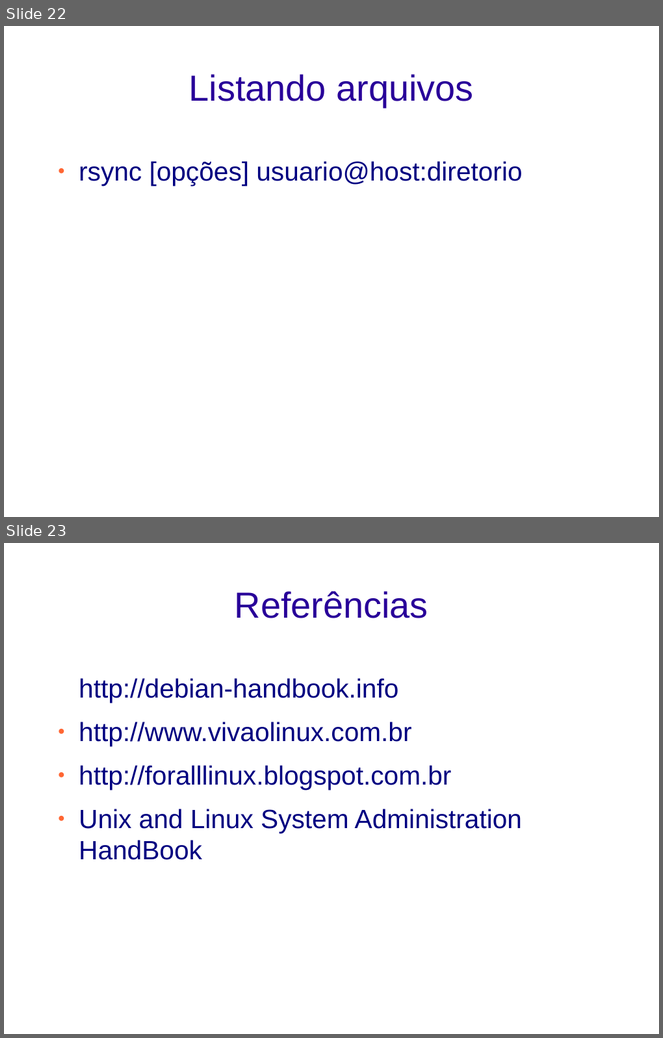
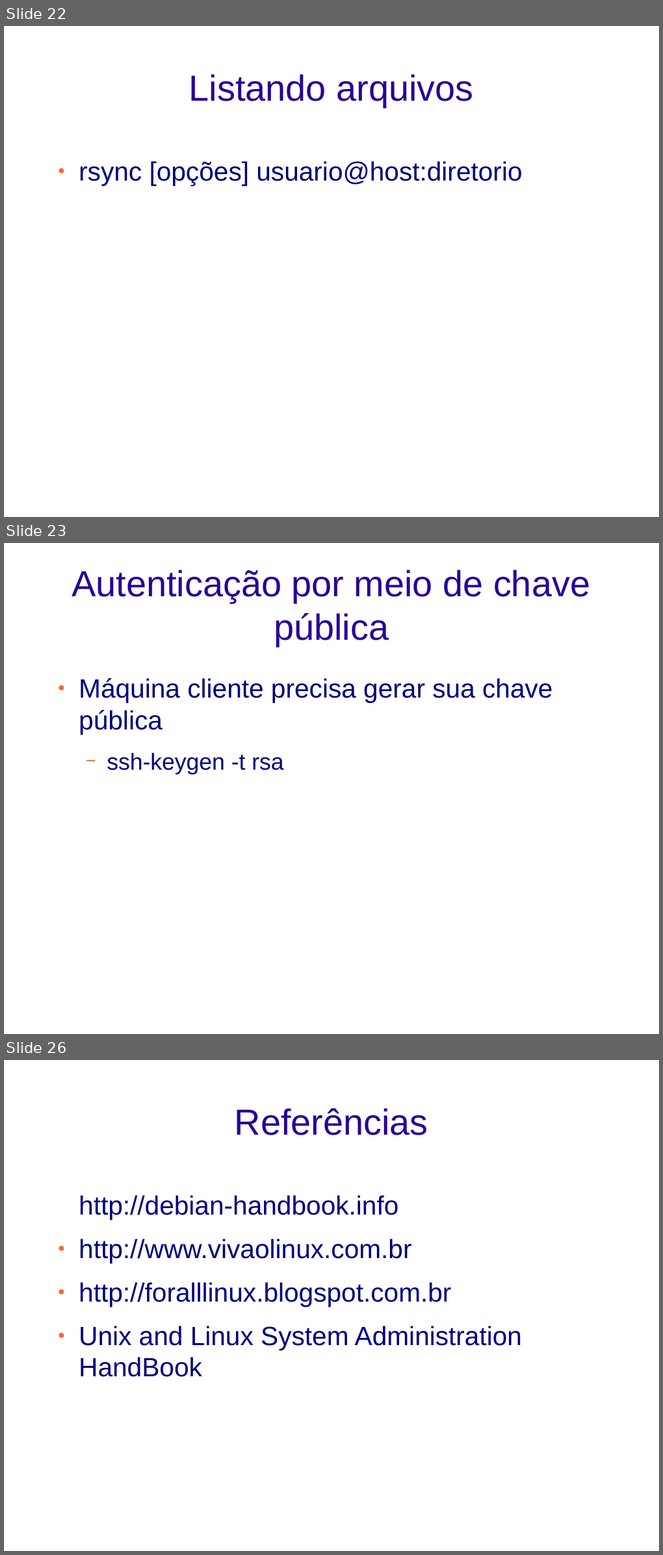
Before and after one commit to gabrielfedel/aulas_linux, a slide deck: aula_ssh_rsync.odp. Shown one above the other, each under a label of ours: slides 22 and 23 before the commit, slides 22, 23 and 26 after it; the slides between them are not shown. The pictures are 663x1038 and 663x1555 pixels, drawn with LibreOffice and Linux fonts; fonts in the diff are those of the drawing; background and template pictures are left out. Boxes give left, top, right and bottom in pixels: in the first picture for what was removed or moved away, otherwise in the second. Text is boxed around its words. In the diff, an @@ line names an element or a change of style, - is before the commit and + after.

Commit message:
Inserindo autenticação automática com chave pública

```diff
--- a/aula_ssh_rsync.odp
+++ b/aula_ssh_rsync.odp
@@ slide 23 added at (4,543,659,1034), background picture (left out) @@
@@ title added at (72,570,590,646), 44 pt, text #280099 @@
+Autenticação por meio de chave pública
@@ text added at (79,678,553,774), 32 pt, text #000080 @@
+● Máquina cliente precisa gerar sua chave pública
+  − ssh-keygen -t rsa
@@ what was slide 23 is now slide 26 @@
```
Also in this commit, not shown: 2 other slides added.
